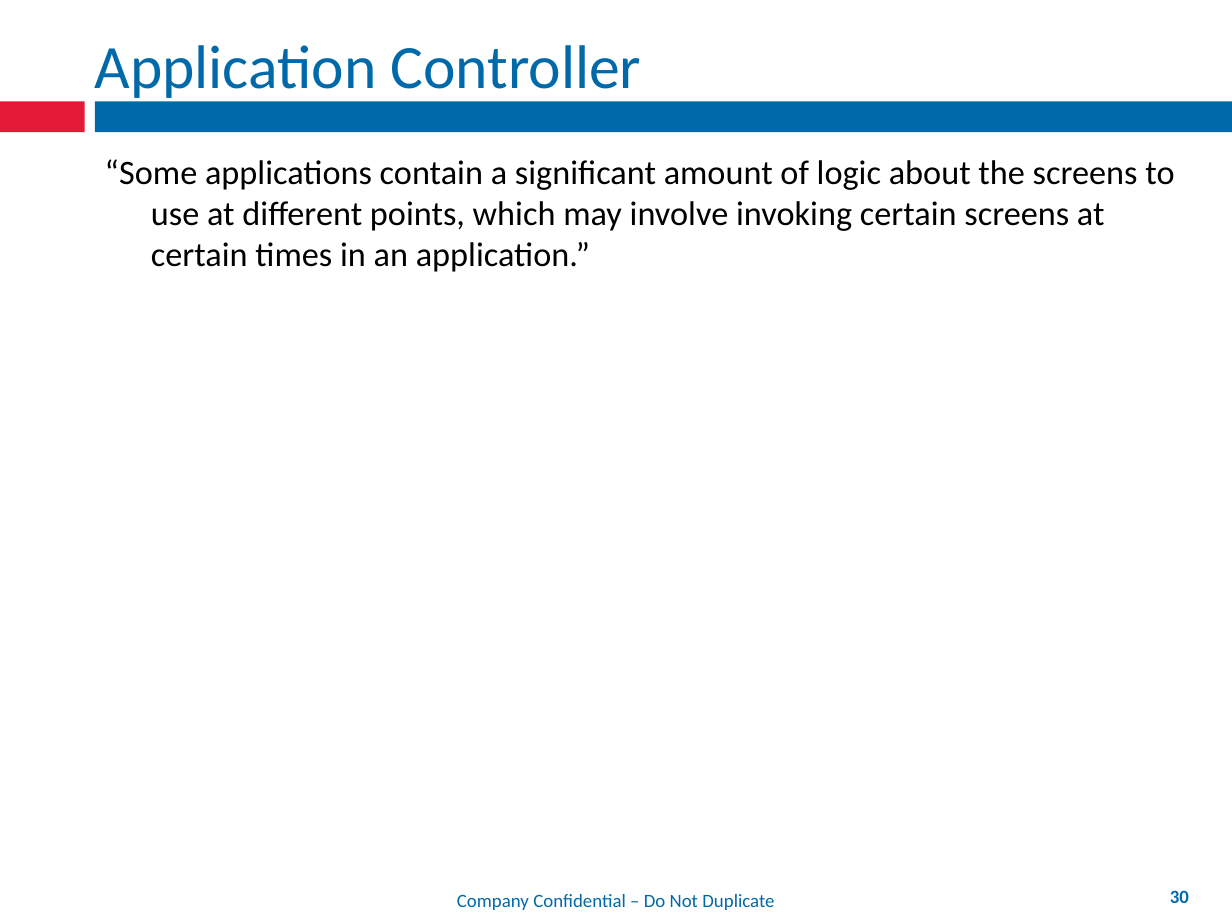
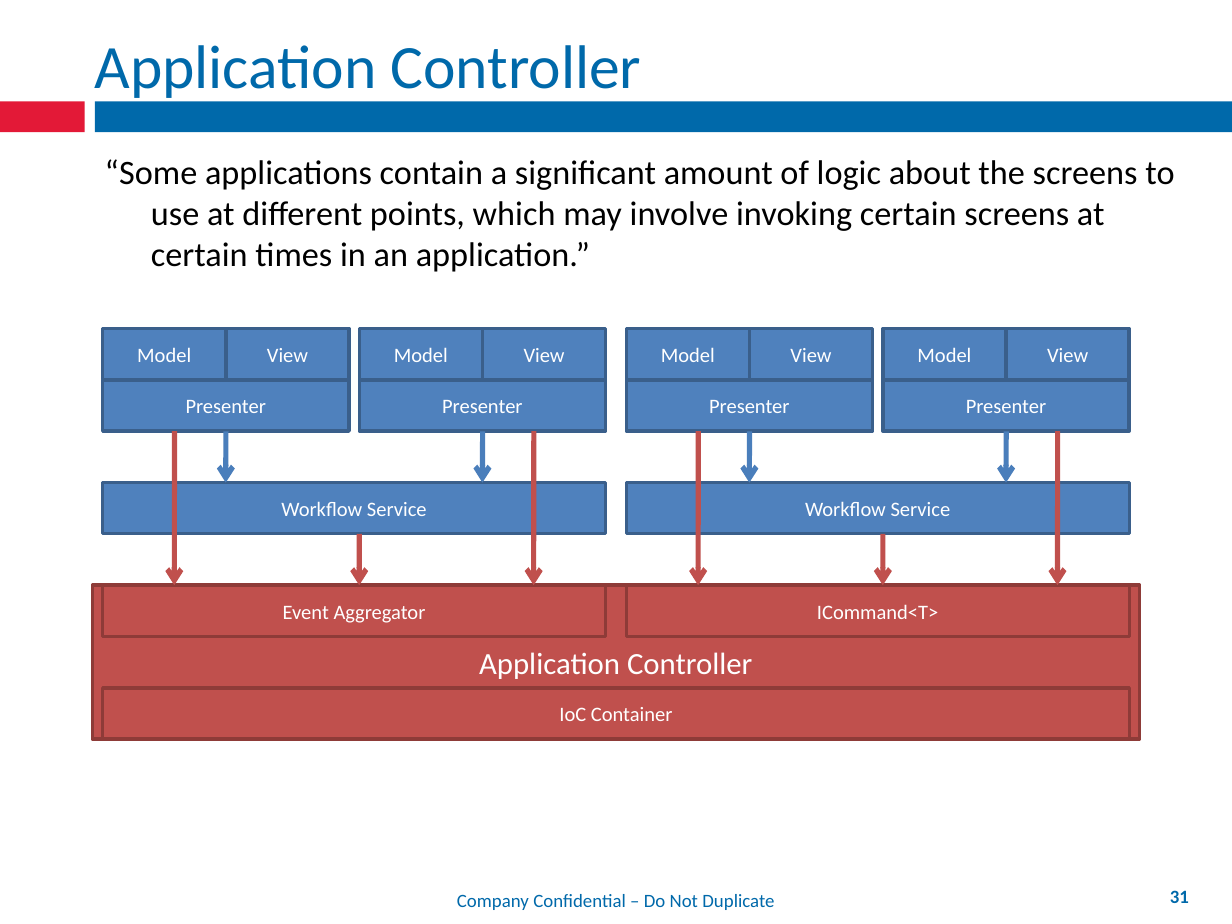
Before and after one commit to mxriverlynn/presentations-and-training, a slide deck: slide 31 of Decoupling Workflow With App Controler/Decoupling Workflow From Forms.pptx (slide 30 before the commit). Drawn at 1232x924 pixels with LibreOffice and Linux fonts; fonts in the diff are those of the drawing; background and template pictures are left out. Boxes give left, top, right and bottom in pixels: in the first picture for what was removed or moved away, otherwise in the second. Text is boxed around its words. In the diff, an @@ line names an element or a change of style, - is before the commit and + after.

Commit message:
working on ioc and app controller slides. i think the first version of the slides and sample code are now complete. i still need to review them all, as a whole, though.

```diff
--- a/Decoupling Workflow With App Controler/Decoupling Workflow From Forms.pptx
+++ b/Decoupling Workflow With App Controler/Decoupling Workflow From Forms.pptx
@@ arrow added from (175, 431) to (174, 585), #C0504D 3 pt @@
@@ group added at bbox=[102, 329, 606, 535]: 7 rectangles, 2 arrows @@
+Model
+View
+Presenter
+Model
+View
+Presenter
+Workflow Service
@@ arrow added from (533, 431) to (533, 585), #C0504D 3 pt @@
@@ arrow added from (699, 431) to (699, 585), #C0504D 3 pt @@
@@ group added at bbox=[626, 329, 1130, 535]: 7 rectangles, 2 arrows @@
+Model
+View
+Presenter
+Model
+View
+Presenter
+Workflow Service
@@ arrow added from (1058, 431) to (1057, 585), #C0504D 3 pt @@
@@ arrow added from (360, 533) to (360, 585), #C0504D 3 pt @@
@@ arrow added from (883, 533) to (883, 585), #C0504D 3 pt @@
@@ rectangle added at bbox=[92, 585, 1140, 739], fill #C0504D, outline #8E3B39 2 pt, 18 pt, text #FFFFFF @@
+Application Controller
@@ rectangle added at bbox=[102, 585, 605, 637], fill #C0504D, outline #8E3B39 2 pt, 12 pt, text #FFFFFF @@
+Event Aggregator
@@ rectangle added at bbox=[626, 585, 1129, 637], fill #C0504D, outline #8E3B39 2 pt, 12 pt, text #FFFFFF @@
+ICommand<T>
@@ rectangle added at bbox=[102, 687, 1129, 739], fill #C0504D, outline #8E3B39 2 pt, 12 pt, text #FFFFFF @@
+IoC Container
@@ page number at bbox=[1170, 890, 1189, 903]: text changed @@
-30
+31
```
Also in this commit, not shown: 1 other slide changed, 1 slide added, 1 slide removed.
